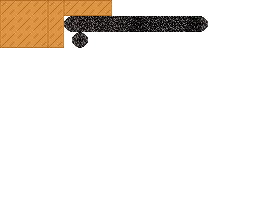
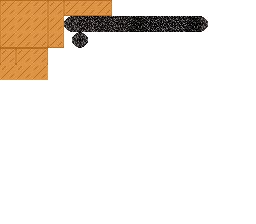
Layers edited between the first and the second 256px x 224px image:
added layer "Base Middle" (1st of 4) above "Base Middle" over [left=32, top=64, right=48, bottom=80]
added layer "Base Middle" (2nd of 4) above "Base Corner B" over [left=16, top=64, right=32, bottom=80]
added layer "Base Corner B" (1st of 2) above "Base Corner A" over [left=32, top=48, right=48, bottom=64]
added layer "Base Corner A" (1st of 2) above "Layer 14" over [left=16, top=48, right=32, bottom=64]
added layer "Layer 14" above "Base Middle" over [left=0, top=48, right=16, bottom=64]
added layer "Base Middle" (3rd of 4) above "Layer 11" over [left=0, top=64, right=16, bottom=80]
